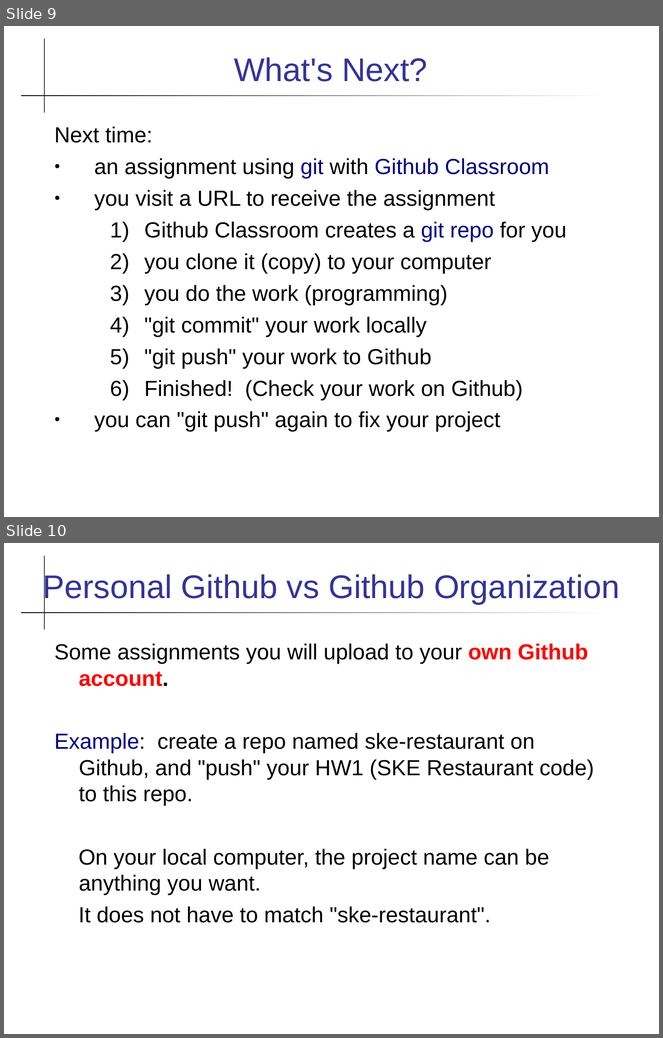
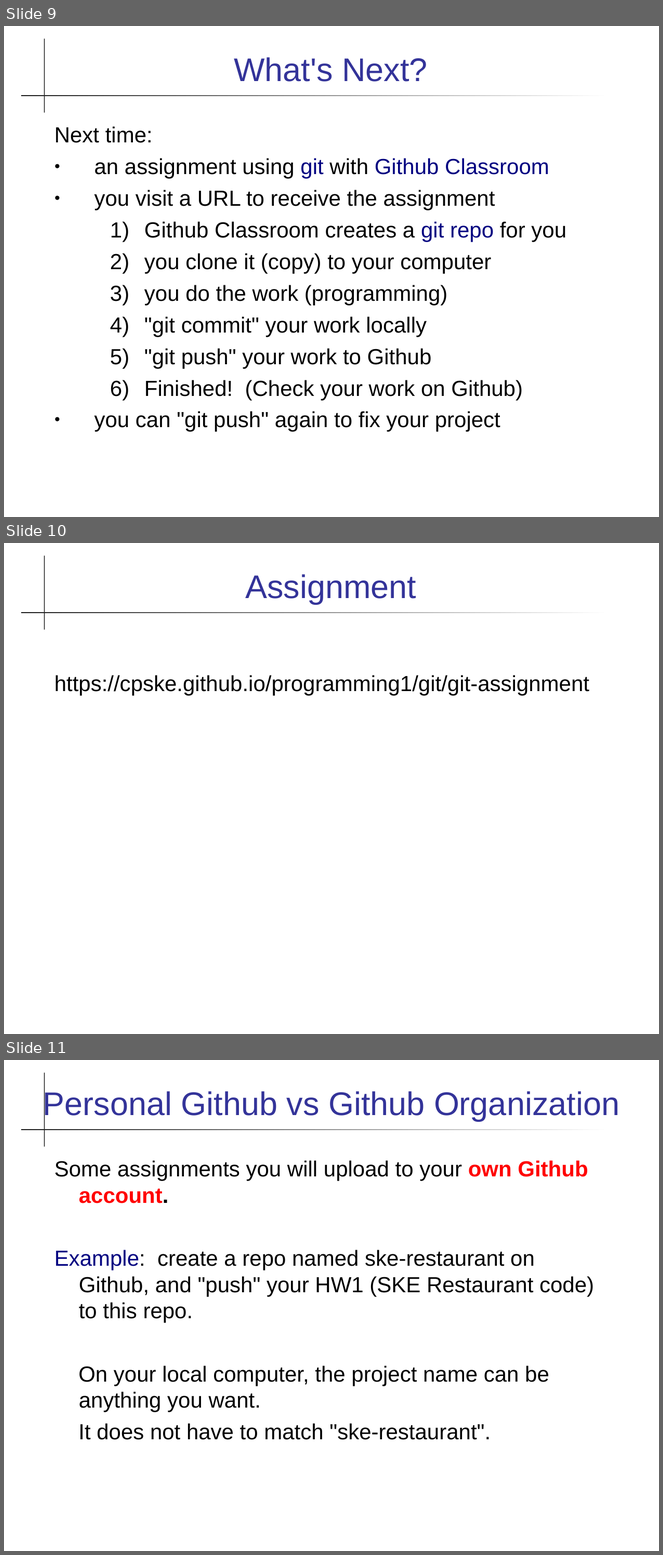
Before and after one commit to cpske/programming1, a slide deck: git/Github-Classroom.ppt. Shown one above the other, each under a label of ours: slides 9 and 10 before the commit, slides 9, 10 and 11 after it. The pictures are 663x1038 and 663x1555 pixels, drawn with LibreOffice and Linux fonts; fonts in the diff are those of the drawing. Boxes give left, top, right and bottom in pixels: in the first picture for what was removed or moved away, otherwise in the second. Text is boxed around its words. In the diff, an @@ line names an element or a change of style, - is before the commit and + after.

```diff
--- a/git/Github-Classroom.ppt
+++ b/git/Github-Classroom.ppt
@@ slide 10 added at (x1=4, y1=543, x2=659, y2=1034), background #FFFFFF; not listed: 2 template elements that a slide beside it also shows @@
@@ title added at (x1=245, y1=574, x2=416, y2=604), 36 pt, text #333399 @@
+Assignment
@@ text added at (x1=54, y1=675, x2=590, y2=696), 24 pt, text #000000 @@
+https://cpske.github.io/programming1/git/git-assignment
@@ what was slide 10 is now slide 11 @@
```
Also in this commit, not shown: 1 slide changed.
